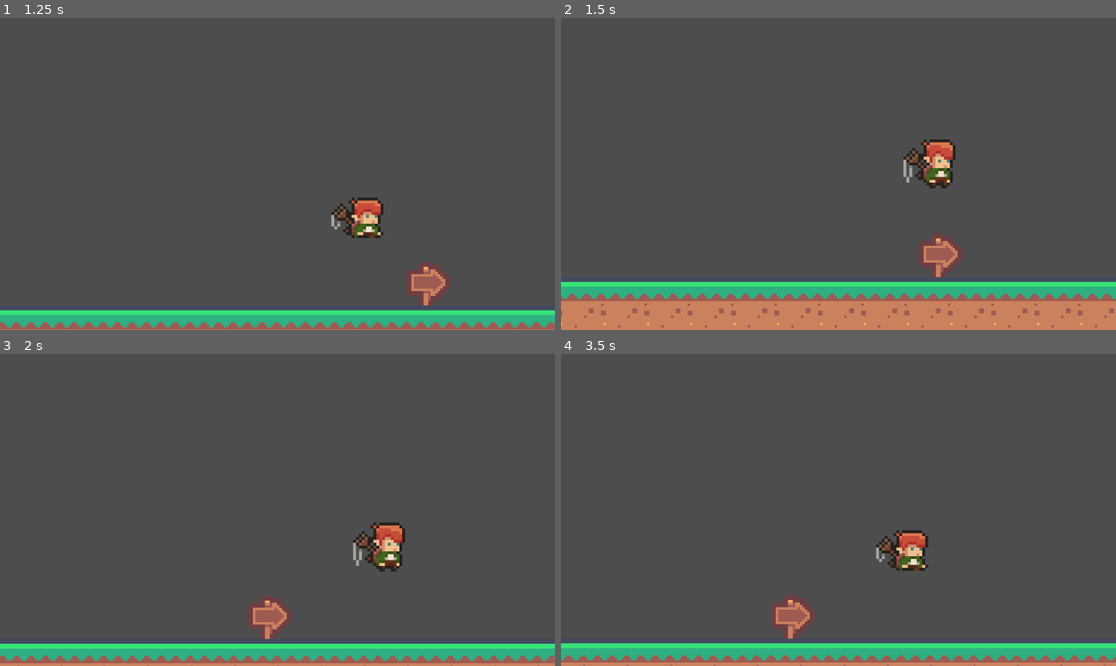
Above: before the commit, frames 1-4 (two rows, left to right).
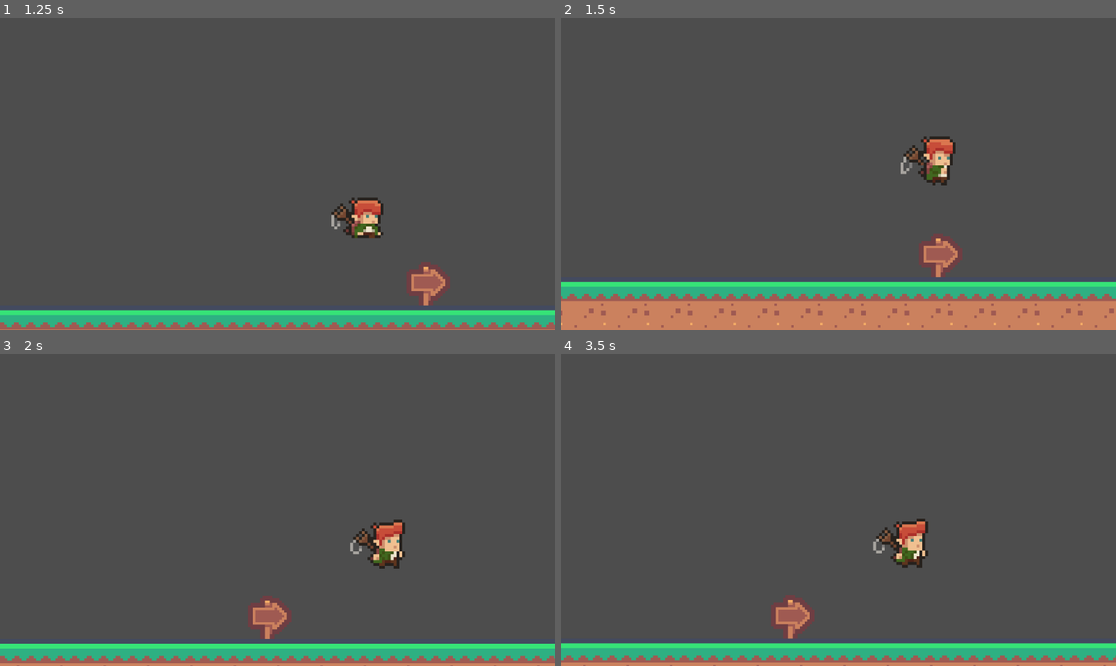
Above: after the commit, the same moments.

Repository: SolangeLL/jam_2023
Game: Godot game, scene res://scenes/world.tscn
Same seed, same stepped clock (60 frames per second), same inputs: the game is played once before the commit and once after it. This scene is started directly instead of the project's main scene. Sound files missing from this copy of the repository are replaced by a short silence.
Inputs:
- Up to frame 1 (1.25 s): hold D (move_right) from 0.53 s (still down); tap Space (jump) at 0.6, 0.77, 1.07 s
- Up to frame 2 (1.5 s): keep holding D (move_right); tap Space (jump) at 1.35 s
- Up to frame 3 (2 s): keep holding D (move_right); tap Space (jump) at 1.52, 1.82 s
- Up to frame 4 (3.5 s): release D (move_right) at 2.03 s; hold A (move_left) 2.03-2.78 s; tap Space (jump) at 2.1, 2.85, 3.02, 3.32 s; hold D (move_right) from 2.78 s (still down)

Frame 1 is identical in both runs. In frame 2, 0.8% of the frame differs, in the area x 61-72%, y 37-55%; in frame 3, 0.6%; in frame 4, 1.1%, in the area x 56-67%, y 52-70%.
Error before the commit: Trying to assign value of type 'CollisionShape2D' to a variable of type 'Area2D'. (res://scripts/Player.gd:24)

Commit message:
:sparkles: Added smooth movement to players and sound according to surface

Diff:
--- a/scenes/Player.tscn
+++ b/scenes/Player.tscn
@@ -1,8 +1,9 @@
-[gd_scene load_steps=51 format=3 uid="uid://g7gwbvr4wxl7"]
+[gd_scene load_steps=52 format=3 uid="uid://g7gwbvr4wxl7"]
 
 [ext_resource type="Script" path="res://scripts/Player.gd" id="1_hlct5"]
 [ext_resource type="Texture2D" uid="uid://c0tupqufka5w1" path="res://assets/sprites/player/death/Hobbit - death1.png" id="2_6vp3l"]
 [ext_resource type="Texture2D" uid="uid://b1jocdk3bewf8" path="res://assets/sprites/player/death/Hobbit - death2.png" id="3_aaf1k"]
+[ext_resource type="AudioStream" uid="uid://cx6eb6ckbeik" path="res://assets/sounds/death.ogg" id="4_1l1p0"]
 [ext_resource type="Texture2D" uid="uid://dln8lmqtns67u" path="res://assets/sprites/player/death/Hobbit - death3.png" id="4_d6r18"]
 [ext_resource type="Texture2D" uid="uid://7x5y5xmruid" path="res://assets/sprites/player/death/Hobbit - death4.png" id="5_nigq4"]
 [ext_resource type="Texture2D" uid="uid://7gbfkq10sbui" path="res://assets/sprites/player/death/Hobbit - death5.png" id="6_otv55"]
@@ -212,7 +213,7 @@
 size = Vector2(23, 17)
 
 [sub_resource type="RectangleShape2D" id="RectangleShape2D_lak7e"]
-size = Vector2(12, 2)
+size = Vector2(13, 3)
 
 [node name="Player" type="CharacterBody2D" groups=["player"]]
 script = ExtResource("1_hlct5")
@@ -226,6 +227,9 @@
 stream = ExtResource("47_r4jl1")
 
 [node name="WalkSound" type="AudioStreamPlayer" parent="SoundEffects"]
+
+[node name="DeathSound" type="AudioStreamPlayer" parent="SoundEffects"]
+stream = ExtResource("4_1l1p0")
 
 [node name="AnimatedSprite2D" type="AnimatedSprite2D" parent="."]
 texture_filter = 1
@@ -246,7 +250,7 @@
 [node name="DetectTypeZone" type="Area2D" parent="."]
 
 [node name="CollisionShape2D" type="CollisionShape2D" parent="DetectTypeZone"]
-position = Vector2(0, 8)
+position = Vector2(-0.5, 7.5)
 shape = SubResource("RectangleShape2D_lak7e")
 debug_color = Color(0.819608, 0.403922, 0.00784314, 0.419608)
 
--- a/scenes/world.tscn
+++ b/scenes/world.tscn
@@ -11,10 +11,16 @@
 size = Vector2(1405, 134)
 
 [sub_resource type="RectangleShape2D" id="RectangleShape2D_algwj"]
-size = Vector2(539, 16)
+size = Vector2(539, 14)
 
 [sub_resource type="RectangleShape2D" id="RectangleShape2D_lfl60"]
 size = Vector2(179.5, 12.5)
+
+[sub_resource type="RectangleShape2D" id="RectangleShape2D_aq5e7"]
+size = Vector2(127.25, 5)
+
+[sub_resource type="RectangleShape2D" id="RectangleShape2D_6b1qu"]
+size = Vector2(56.125, 10.125)
 
 [node name="World" type="Node2D"]
 
@@ -63,21 +69,23 @@
 [node name="Player" parent="." instance=ExtResource("4_erhtk")]
 position = Vector2(93, 499)
 
+[node name="FlyingBlob" parent="." instance=ExtResource("6_ojccx")]
+position = Vector2(985, 529)
+
 [node name="DeathZone" type="Area2D" parent="."]
 position = Vector2(-51, 686)
 
 [node name="CollisionShape2D" type="CollisionShape2D" parent="DeathZone"]
 position = Vector2(692.5, 57)
 shape = SubResource("RectangleShape2D_50o3l")
+debug_color = Color(0.945098, 0.192157, 0, 0.419608)
 
-[node name="FlyingBlob" parent="." instance=ExtResource("6_ojccx")]
-position = Vector2(985, 529)
-
-[node name="GrassType" type="Area2D" parent="."]
+[node name="GrassType" type="Area2D" parent="." groups=["grass"]]
+visible = false
 position = Vector2(3, 586)
 
 [node name="CollisionShape2D" type="CollisionShape2D" parent="GrassType"]
-position = Vector2(264.5, 14)
+position = Vector2(264.5, 15)
 shape = SubResource("RectangleShape2D_algwj")
 debug_color = Color(0.788235, 0.196078, 0.933333, 0.419608)
 
@@ -86,4 +94,14 @@
 shape = SubResource("RectangleShape2D_lfl60")
 debug_color = Color(0.788235, 0.196078, 0.933333, 0.419608)
 
+[node name="WoodType" type="Area2D" parent="." groups=["wood"]]
+
+[node name="CollisionShape2D" type="CollisionShape2D" parent="WoodType"]
+position = Vector2(387, 541)
+shape = SubResource("RectangleShape2D_aq5e7")
+
+[node name="CollisionShape2D2" type="CollisionShape2D" parent="WoodType"]
+position = Vector2(386.938, 489.938)
+shape = SubResource("RectangleShape2D_6b1qu")
+
 [connection signal="body_entered" from="DeathZone" to="Traps/Spike" method="_on_death_zone_body_entered"]
--- a/scripts/Player.gd
+++ b/scripts/Player.gd
@@ -4,14 +4,24 @@
 @export var SPEED = 100.0
 @export var coins = 0
 var can_move = true
-var on_ground = false
+var on_ground = true
+var is_moving = false
+var current_ground_type = ""
 const JUMP_VELOCITY = -350.0
 
 var jump_sound : AudioStreamPlayer
 var landing_sound : AudioStreamPlayer
 var walk_sound : AudioStreamPlayer
+var death_sound : AudioStreamPlayer
 
 var detect_type_ground : Area2D
+
+var footsteps = [
+	preload("res://assets/sounds/footsteps_grass.ogg"),
+	preload("res://assets/sounds/footsteps_wood.ogg")
+]
+
+enum FOOTSTEPS_TYPES {GRASS, WOOD}
 
 # Get the gravity from the project settings to be synced with RigidBody nodes.
 var gravity = ProjectSettings.get_setting("physics/2d/default_gravity")
@@ -21,17 +31,18 @@
 	jump_sound = $SoundEffects/JumpSound
 	landing_sound = $SoundEffects/LandingSound
 	walk_sound = $SoundEffects/WalkSound
-	detect_type_ground = $DetectTypeZone/CollisionShape2D
+	death_sound = $SoundEffects/DeathSound
+	detect_type_ground = $DetectTypeZone
 
 func _physics_process(delta):
 	# Add the gravity.
 	if not is_on_floor():
 		velocity.y += gravity * delta
 		on_ground = false
+		current_ground_type = ""
+		walk_sound.stream = load(current_ground_type)
 
-	if is_on_floor() and not on_ground:
-		landing_sound.play()
-		on_ground = true
+	check_is_landing()
 
 	# Handle Jump.
 	if Input.is_action_just_pressed("jump") and is_on_floor():
@@ -41,24 +52,27 @@
 
 	handle_movement()
 
-func _input(event):
-	if not can_move:
-		return
+func check_is_landing():
+	if is_on_floor():
+		check_type_ground()
+		if not on_ground:
+			landing_sound.play()
+			on_ground = true
+			if is_moving:
+				walk_sound.play()
 
-	if event.is_action_pressed("move_left") or event.is_action_pressed("move_right"):
-		$AnimatedSprite2D.play("run")
-
-	if event.is_action_released("move_left") or event.is_action_released("move_right"):
-		$AnimatedSprite2D.play("stop")
 
 func check_type_ground():
 	if detect_type_ground.get_overlapping_areas().size() > 0:
 		var overlapping_area = detect_type_ground.get_overlapping_areas()[0]
 		var ground_type = overlapping_area.get_groups()
 
-		if "grass" in ground_type:
-			$SoundEffects/WalkSound.stream = "res://assets/sounds/footsteps_grass.ogg"
-	pass
+		if "grass" in ground_type and current_ground_type != "grass":
+			walk_sound.stream = footsteps[FOOTSTEPS_TYPES.GRASS]
+			current_ground_type = "grass"
+		elif "wood" in ground_type and current_ground_type != "wood":
+			walk_sound.stream = footsteps[FOOTSTEPS_TYPES.WOOD]
+			current_ground_type = "wood"
 
 func handle_movement():
 	if not can_move:
@@ -66,18 +80,34 @@
 
 	var direction = Input.get_axis("move_left", "move_right")
 	if direction:
+		go_move()
 		velocity.x = direction * SPEED
 		if velocity.x < 0:
 			$AnimatedSprite2D.flip_h = true
 		else:
 			$AnimatedSprite2D.flip_h = false
 	else:
+		go_stop()
 		velocity.x = move_toward(velocity.x, 0, SPEED)
 
 	move_and_slide()
 
+func go_move():
+	if not is_moving:
+		$AnimatedSprite2D.play("run")
+		walk_sound.play()
+		is_moving = true
+
+func go_stop():
+	if is_moving:
+		$AnimatedSprite2D.play("stop")
+		walk_sound.stop()
+		is_moving = false
+
 func die():
 	$AnimatedSprite2D.play("death")
+	death_sound.play()
+	walk_sound.stop()
 	can_move = false
 	pass
 
@@ -88,8 +118,14 @@
 	can_move = true
 
 func _on_animated_sprite_2d_animation_finished():
-	if $AnimatedSprite2D.animation == "stop" or $AnimatedSprite2D.animation == "jump":
+	if $AnimatedSprite2D.animation == "stop":
 		$AnimatedSprite2D.play("idle")
+
+	if $AnimatedSprite2D.animation == "jump":
+		if is_moving:
+			$AnimatedSprite2D.play("run")
+		else:
+			$AnimatedSprite2D.play("idle")
 
 	if $AnimatedSprite2D.animation == "death":
 		respawn()
Not shown, changed: assets/sounds/footsteps_grass.ogg.import
Not shown, added: assets/sounds/footsteps_wood.ogg.import
Not shown: 1 places in scenes/world.tscn that only renumber resources
Not shown, added: assets/sounds/footsteps_wood.ogg
